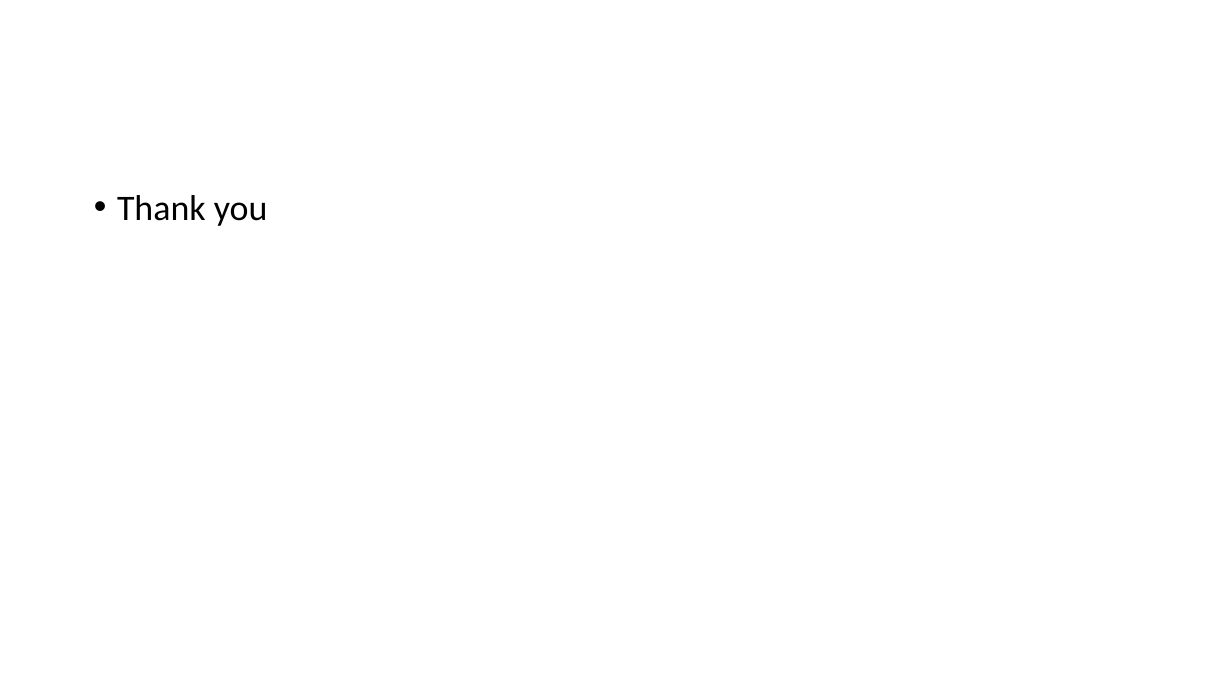
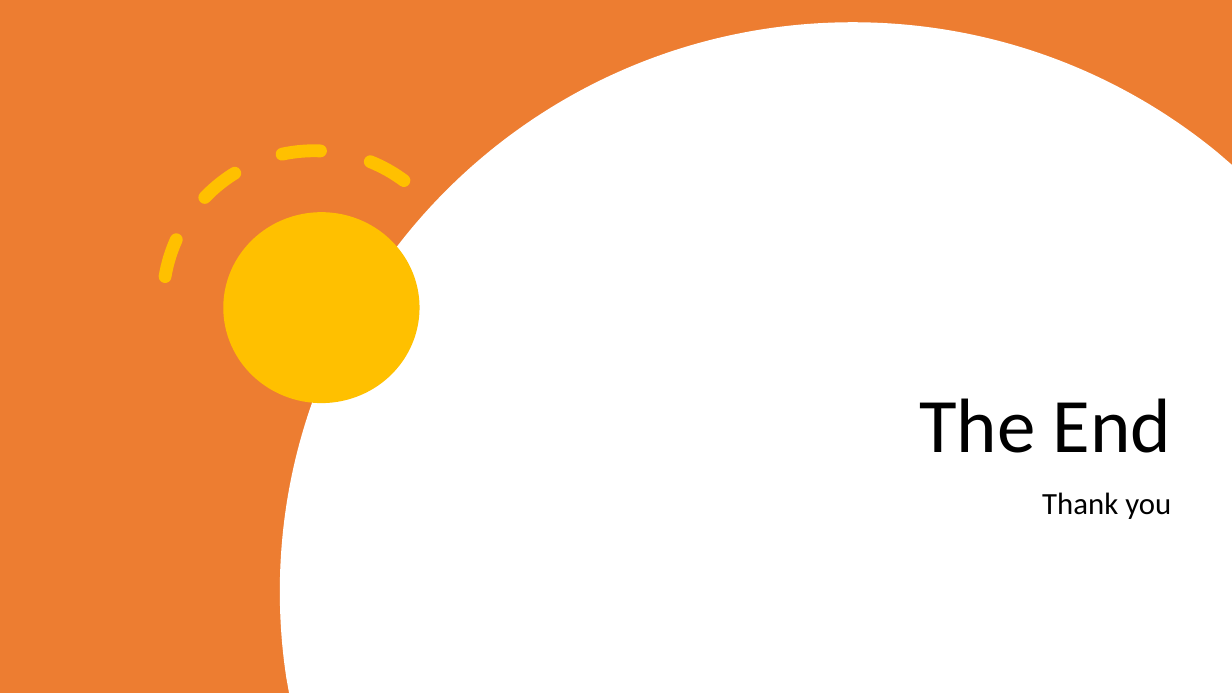
Before and after one commit to ziaulchowdhury/train-delay-prediction-system, a slide deck: slide 19 of documentation/ML_Project.pptx. Drawn at 1232x693 pixels with LibreOffice and Linux fonts; fonts in the diff are those of the drawing. Boxes give left, top, right and bottom in pixels: in the first picture for what was removed or moved away, otherwise in the second. Text is boxed around its words. In the diff, an @@ line names an element or a change of style, - is before the commit and + after.

```diff
--- a/documentation/ML_Project.pptx
+++ b/documentation/ML_Project.pptx
@@ rectangle added at [0,0,1232,693], fill #ED7D31 @@
@@ freeform shape added at [280,22,1232,693], fill #FFFFFF @@
@@ arc (boxed as its full ellipse) added at [101,89,526,514], outline #FFC000 10 pt dashed @@
@@ ellipse added at [224,213,420,404], fill #FFC000 @@
@@ title added at [919,398,1171,453], 60 pt, text #000000 @@
+The End
@@ text "Thank you": place and size @@
-text "Thank you" at [117,195,268,226]
+text "Thank you" at [1042,492,1171,519]
@@ text "Thank you" at [1042,492,1171,519]: size 28 to 24 pt; alignment left to right; bullet • to none @@
```
Also in this commit, not shown: 2 other slides changed, 6 slides added, 6 slides removed.
